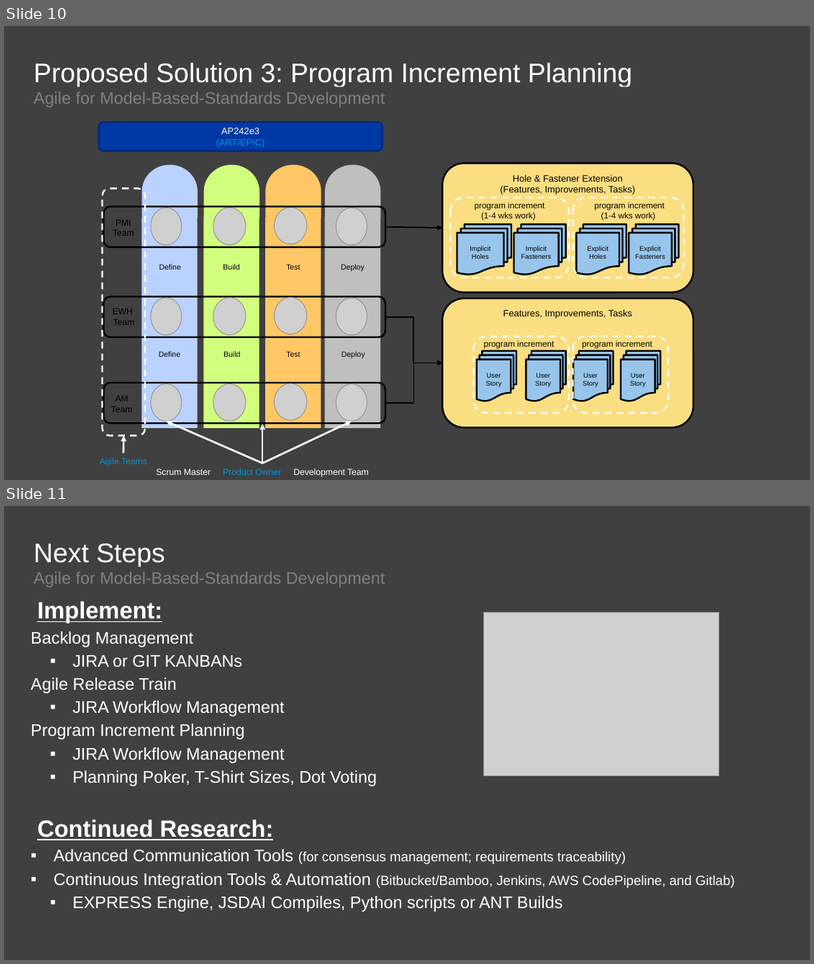
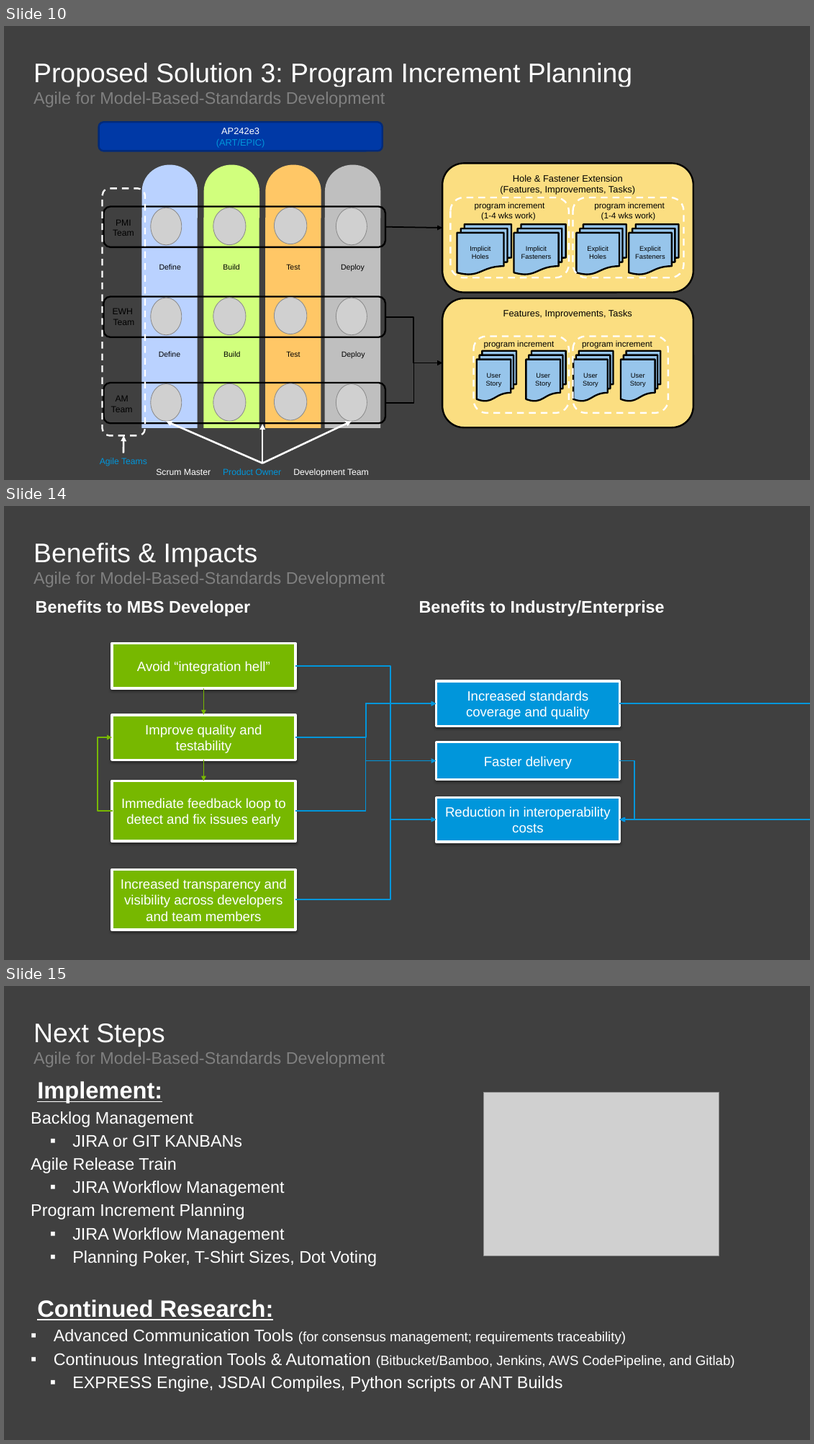
Before and after one commit to agile4mbsd/papers, a slide deck: 01 - Agile for Model-Based Standards Development/D - Presentations/PDES.Presentation.pptx. Shown one above the other, each under a label of ours: slides 10 and 11 before the commit, slides 10, 14 and 15 after it; the slides between them are not shown. The pictures are 814x964 and 814x1444 pixels, drawn with LibreOffice and Linux fonts; fonts in the diff are those of the drawing; grey boxes stand for pictures; background and template pictures are left out. Boxes give left, top, right and bottom in pixels: in the first picture for what was removed or moved away, otherwise in the second. Text is boxed around its words. In the diff, an @@ line names an element or a change of style, - is before the commit and + after.

```diff
--- a/01 - Agile for Model-Based Standards Development/D - Presentations/PDES.Presentation.pptx
+++ b/01 - Agile for Model-Based Standards Development/D - Presentations/PDES.Presentation.pptx
@@ slide 14 added at bbox=[4, 506, 810, 960], background #404040 @@
@@ title added at bbox=[34, 543, 258, 567], 32 pt, text #FFFFFF @@
+Benefits & Impacts
@@ text added at bbox=[34, 572, 386, 587], 20 pt, text #808080 @@
+Agile for Model-Based-Standards Development
@@ text added at bbox=[36, 600, 250, 616], 20 pt, text #FFFFFF, bold @@
+  Benefits to MBS Developer
@@ text added at bbox=[419, 600, 665, 616], 20 pt, text #FFFFFF, bold @@
+  Benefits to Industry/Enterprise
@@ rectangle added at bbox=[112, 644, 296, 689], fill #77B800, outline #FFFFFF 3 pt, 16 pt, text #FFFFFF @@
+Avoid “integration hell”
@@ elbow arrow added from (296, 666) to (437, 819), #0096DB 1.5 pt @@
@@ arrow added from (203, 688) to (203, 715), #77B800 1.5 pt @@
@@ rectangle added at bbox=[437, 681, 620, 726], fill #0096DB, outline #FFFFFF 3 pt, 16 pt, text #FFFFFF @@
+Increased standards coverage and quality
@@ rectangle added at bbox=[112, 715, 296, 760], fill #77B800, outline #FFFFFF 3 pt, 16 pt, text #FFFFFF @@
+Improve quality and testability
@@ elbow arrow added from (296, 811) to (437, 703), #0096DB 1.5 pt @@
@@ elbow arrow added from (296, 737) to (437, 703), #0096DB 1.75 pt @@
@@ elbow arrow added from (620, 703) to (620, 819), #0038A2 0.75 pt @@
@@ elbow arrow added from (620, 703) to (620, 819), #0096DB 1.5 pt @@
@@ elbow arrow added from (113, 811) to (112, 737), #77B800 1.5 pt @@
@@ rectangle added at bbox=[437, 742, 620, 780], fill #0096DB, outline #FFFFFF 3 pt, 16 pt, text #FFFFFF @@
+Faster delivery
@@ arrow added from (203, 759) to (203, 780), #77B800 1.5 pt @@
@@ elbow arrow added from (296, 811) to (437, 761), #0096DB 1.5 pt @@
@@ elbow arrow added from (620, 761) to (620, 819), #0038A2 0.75 pt @@
@@ elbow arrow added from (620, 761) to (620, 819), #0096DB 1.5 pt @@
@@ rectangle added at bbox=[112, 780, 296, 841], fill #77B800, outline #FFFFFF 3 pt, 16 pt, text #FFFFFF @@
+Immediate feedback loop to detect and fix issues early
@@ rectangle added at bbox=[437, 797, 620, 841], fill #0096DB, outline #FFFFFF 3 pt, 16 pt, text #FFFFFF @@
+Reduction in interoperability costs
@@ elbow arrow added from (296, 899) to (437, 819), #0096DB 1.5 pt @@
@@ rectangle added at bbox=[112, 870, 296, 929], fill #77B800, outline #FFFFFF 3 pt, 16 pt, text #FFFFFF @@
+Increased transparency and visibility across developers and team members
@@ what was slide 11 is now slide 15 @@
```
Also in this commit, not shown: 3 other slides added.
